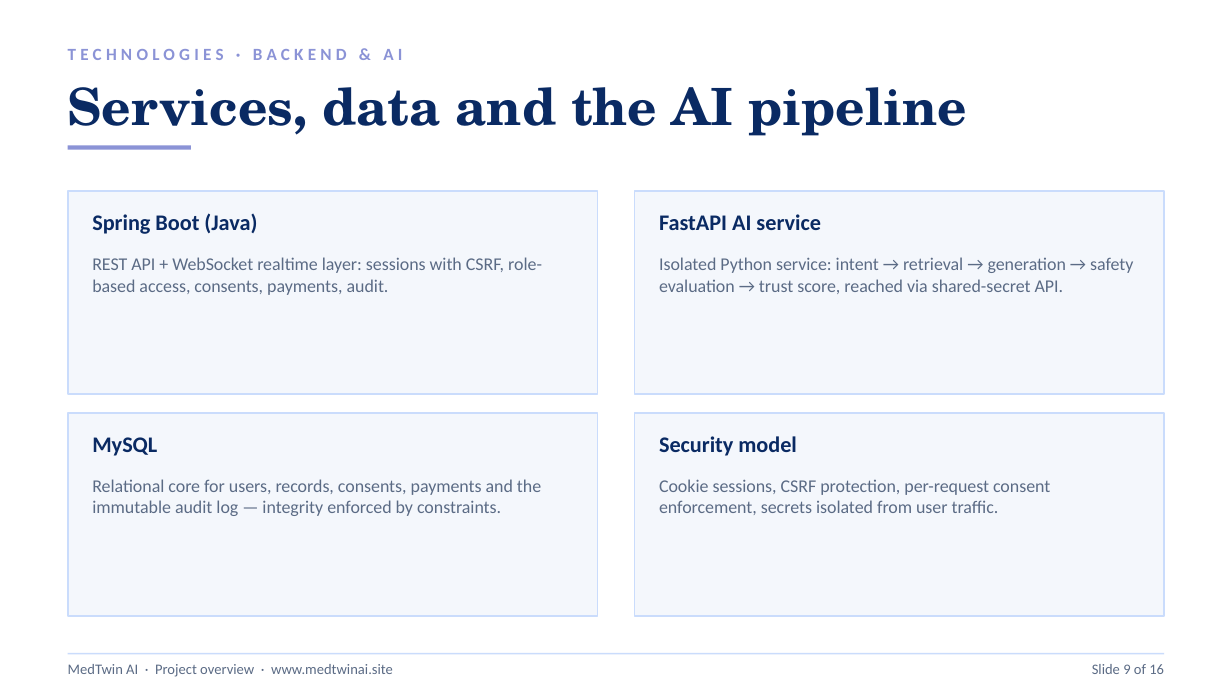
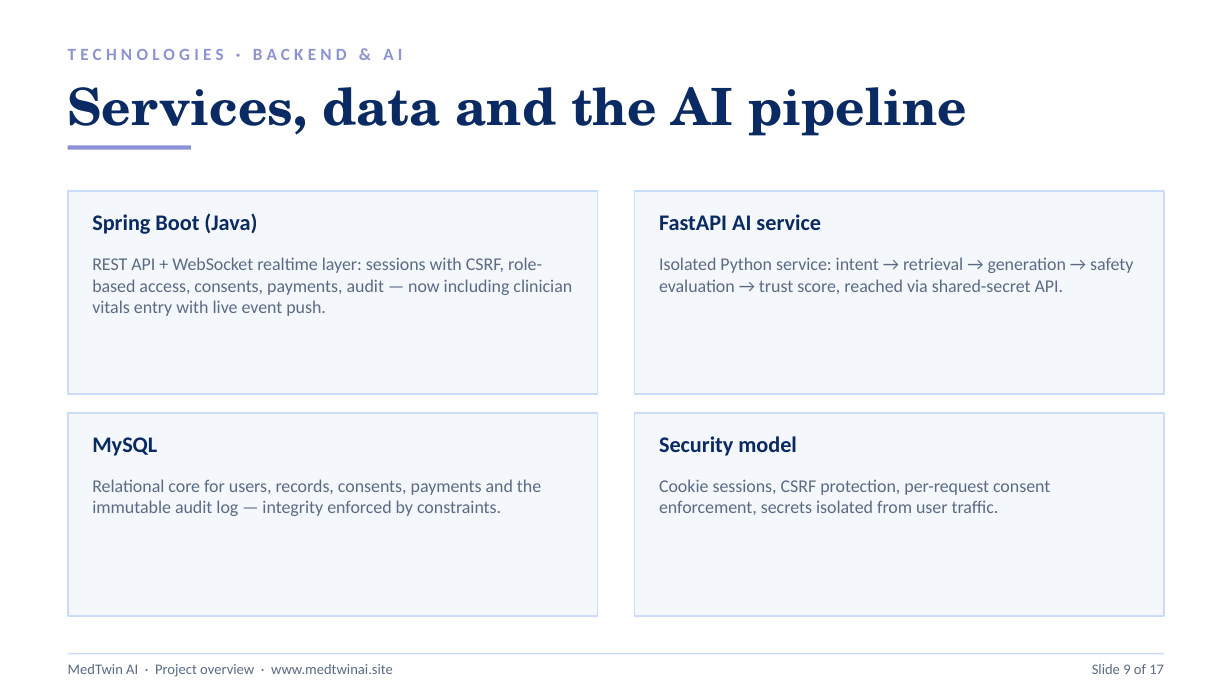
Before and after one commit to simul49/MedTwin-AI, a slide deck: slide 9 of MedTwin-AI-Project-Overview.pptx. Drawn at 1232x693 pixels with LibreOffice and Linux fonts; fonts in the diff are those of the drawing. Boxes give left, top, right and bottom in pixels: in the first picture for what was removed or moved away, otherwise in the second. Text is boxed around its words. In the diff, an @@ line names an element or a change of style, - is before the commit and + after.

Commit message:
docs: update project deck with real-time capabilities
Adds a 'Real-time by design' slide covering the bidirectional live sync
(clinician vitals entry, patient readings, in-request document OCR
review, bilingual WebSocket toasts), refreshes the backend stack slide
with the clinician observation endpoint, and updates the closing
summary to reflect live vitals sync, document AI extraction and the
bilingual EN/中文 interface.

```diff
--- a/MedTwin-AI-Project-Overview.pptx
+++ b/MedTwin-AI-Project-Overview.pptx
@@ text at (92,257,572,316): text changed @@
-REST API + WebSocket realtime layer: sessions with CSRF, role-based access, consents, payments, audit.
+REST API + WebSocket realtime layer: sessions with CSRF, role-based access, consents, payments, audit — now including clinician vitals entry with live event push.
@@ text at (1092,664,1164,674): text changed @@
-Slide 9 of 16
+Slide 9 of 17
```
Also in this commit, not shown: 14 other slides changed, 1 slide added.
